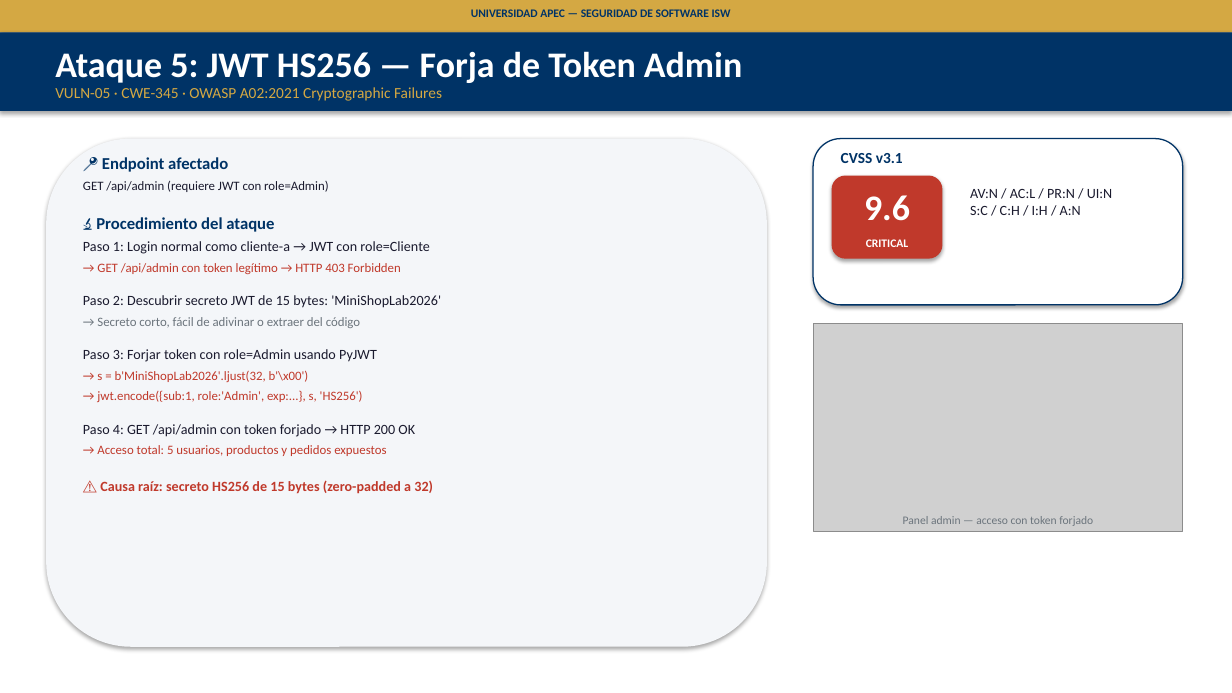
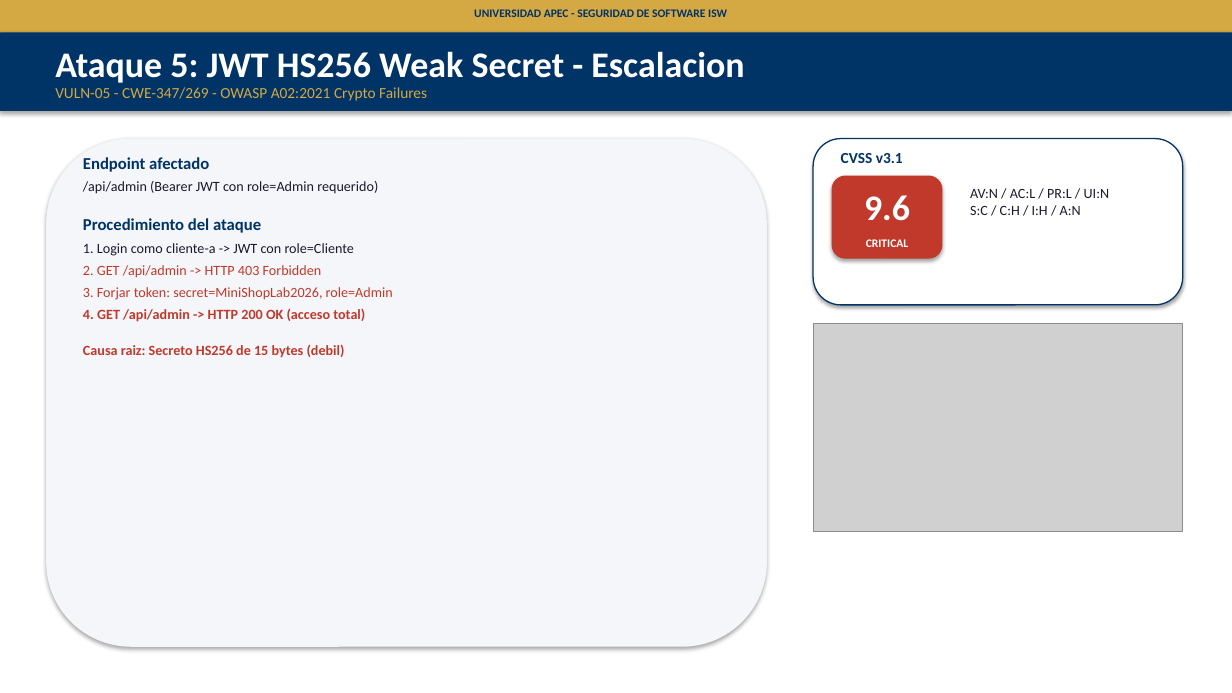
Before and after one commit to RainieryPeniaJrg/unapec-isw-mini-shop-security-lab, a slide deck: slide 14 of docs/fase1/presentacion-fase1-minishop.pptx (slide 10 before the commit). Drawn at 1232x693 pixels with LibreOffice and Linux fonts; fonts in the diff are those of the drawing; grey boxes stand for pictures. Boxes give left, top, right and bottom in pixels: in the first picture for what was removed or moved away, otherwise in the second. Text is boxed around its words. In the diff, an @@ line names an element or a change of style, - is before the commit and + after.

```diff
--- a/docs/fase1/presentacion-fase1-minishop.pptx
+++ b/docs/fase1/presentacion-fase1-minishop.pptx
@@ text at [474,9,727,17]: text changed @@
-UNIVERSIDAD APEC — SEGURIDAD DE SOFTWARE ISW
+UNIVERSIDAD APEC - SEGURIDAD DE SOFTWARE ISW
@@ text at [55,51,744,83]: text changed @@
-Ataque 5: JWT HS256 — Forja de Token Admin
+Ataque 5: JWT HS256 Weak Secret - Escalacion
@@ text at [55,87,427,101]: text changed @@
-VULN-05 · CWE-345 · OWASP A02:2021 Cryptographic Failures
+VULN-05 - CWE-347/269 - OWASP A02:2021 Crypto Failures
@@ text at [83,157,393,358]: text changed; size 10 to 11 pt @@
-📍 Endpoint afectado
-GET /api/admin (requiere JWT con role=Admin)
-🔬 Procedimiento del ataque
-Paso 1: Login normal como cliente-a → JWT con role=Cliente
-→ GET /api/admin con token legítimo → HTTP 403 Forbidden
-Paso 2: Descubrir secreto JWT de 15 bytes: 'MiniShopLab2026'
-→ Secreto corto, fácil de adivinar o extraer del código
-Paso 3: Forjar token con role=Admin usando PyJWT
-→ s = b'MiniShopLab2026'.ljust(32, b'\x00')
-→ jwt.encode({sub:1, role:'Admin', exp:...}, s, 'HS256')
-Paso 4: GET /api/admin con token forjado → HTTP 200 OK
-→ Acceso total: 5 usuarios, productos y pedidos expuestos
-⚠️ Causa raíz: secreto HS256 de 15 bytes (zero-padded a 32)
+Endpoint afectado
+/api/admin (Bearer JWT con role=Admin requerido)
+Procedimiento del ataque
+1. Login como cliente-a -> JWT con role=Cliente
+2. GET /api/admin -> HTTP 403 Forbidden
+3. Forjar token: secret=MiniShopLab2026, role=Admin
+4. GET /api/admin -> HTTP 200 OK (acceso total)
+Causa raiz: Secreto HS256 de 15 bytes (debil)
@@ text at [970,189,1110,215]: text changed @@
-AV:N / AC:L / PR:N / UI:N
-S:C / C:H / I:H / A:N
+AV:N / AC:L / PR:L / UI:N
+S:C / C:H / I:H / A:N
@@ text removed at [903,516,1093,526] @@
-Panel admin — acceso con token forjado
```
Also in this commit, not shown: 18 other slides changed, 1 slide added, 3 slides removed.
